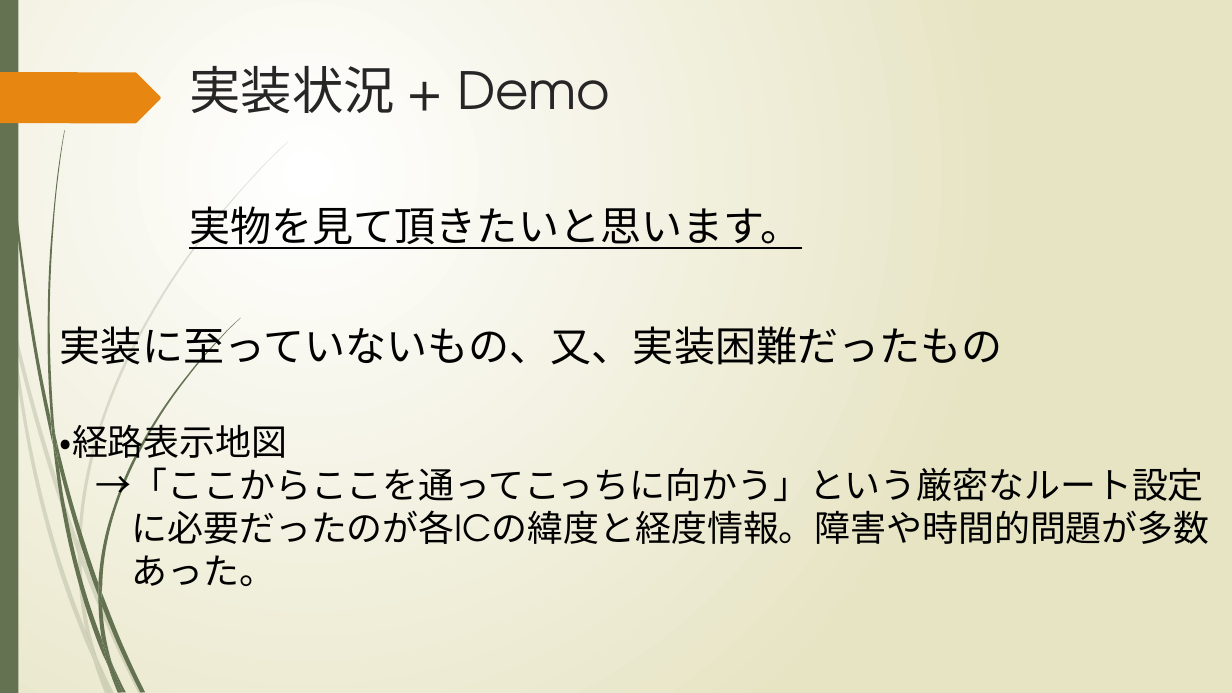
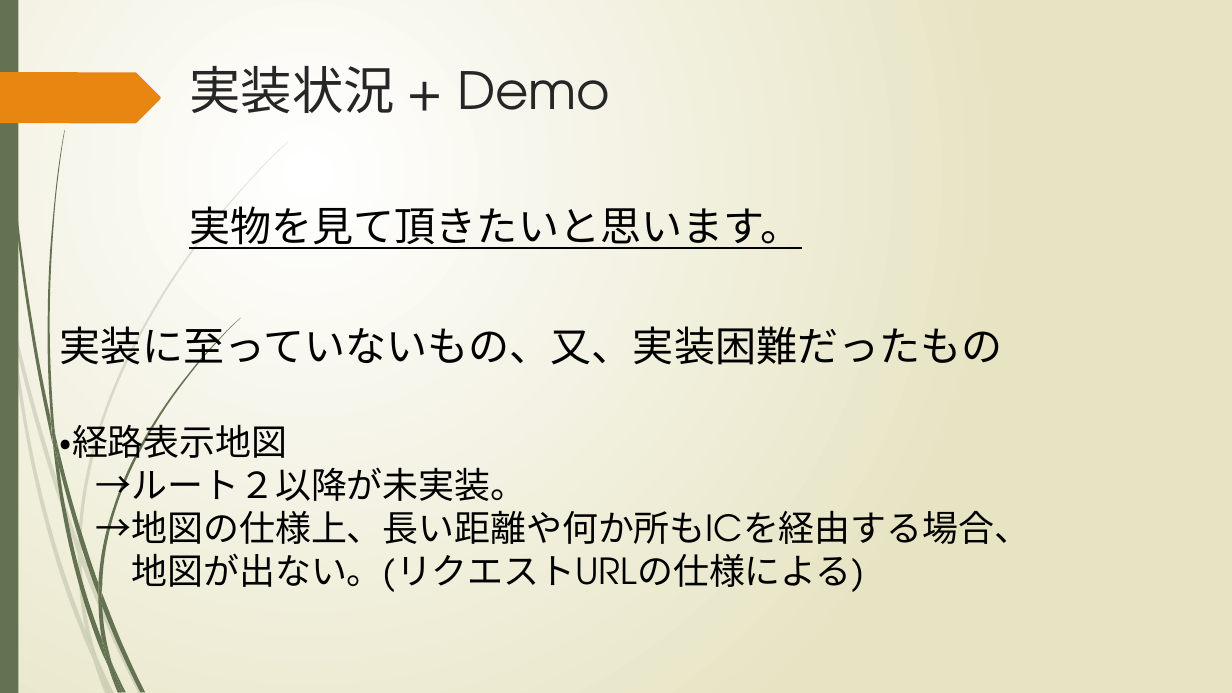
Before and after one commit to Iorin0124/KCGproject2, a slide deck: slide 9 of memo/高速案内.pptx (slide 7 before the commit). Drawn at 1232x693 pixels with LibreOffice and Linux fonts; fonts in the diff are those of the drawing. Boxes give left, top, right and bottom in pixels: in the first picture for what was removed or moved away, otherwise in the second. Text is boxed around its words. In the diff, an @@ line names an element or a change of style, - is before the commit and + after.

```diff
--- a/memo/高速案内.pptx
+++ b/memo/高速案内.pptx
@@ text at bbox=[96, 462, 1030, 592]: text changed @@
-→「ここからここを通ってこっちに向かう」という厳密なルート設定
-に必要だったのが各ICの緯度と経度情報。障害や時間的問題が多数
-あった。
+→ルート２以降が未実装。
+→地図の仕様上、長い距離や何か所もICを経由する場合、
+地図が出ない。(リクエストURLの仕様による)
```
Also in this commit, not shown: 1 other slide changed, 2 slides added, 2 other files.
